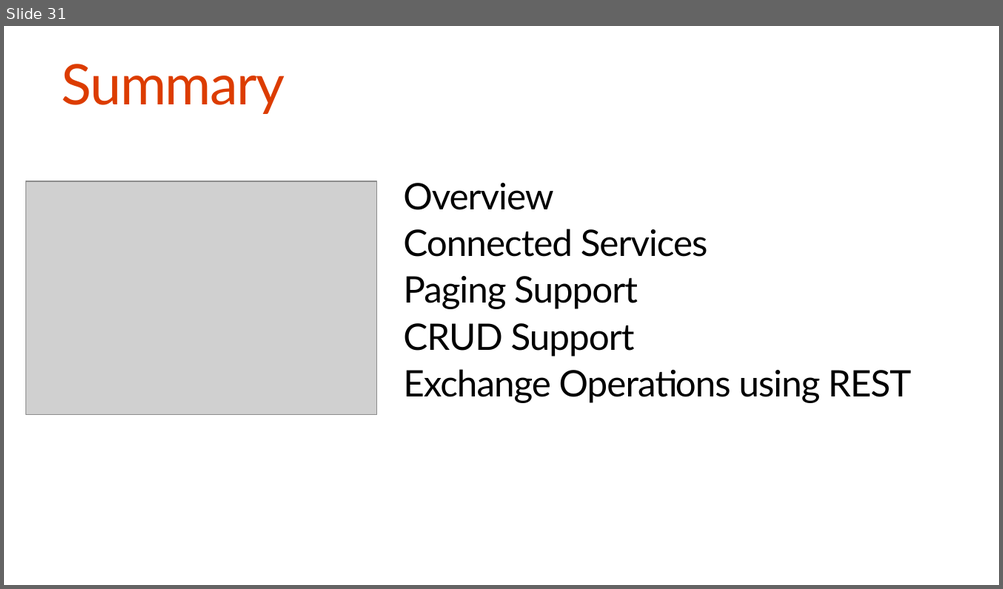
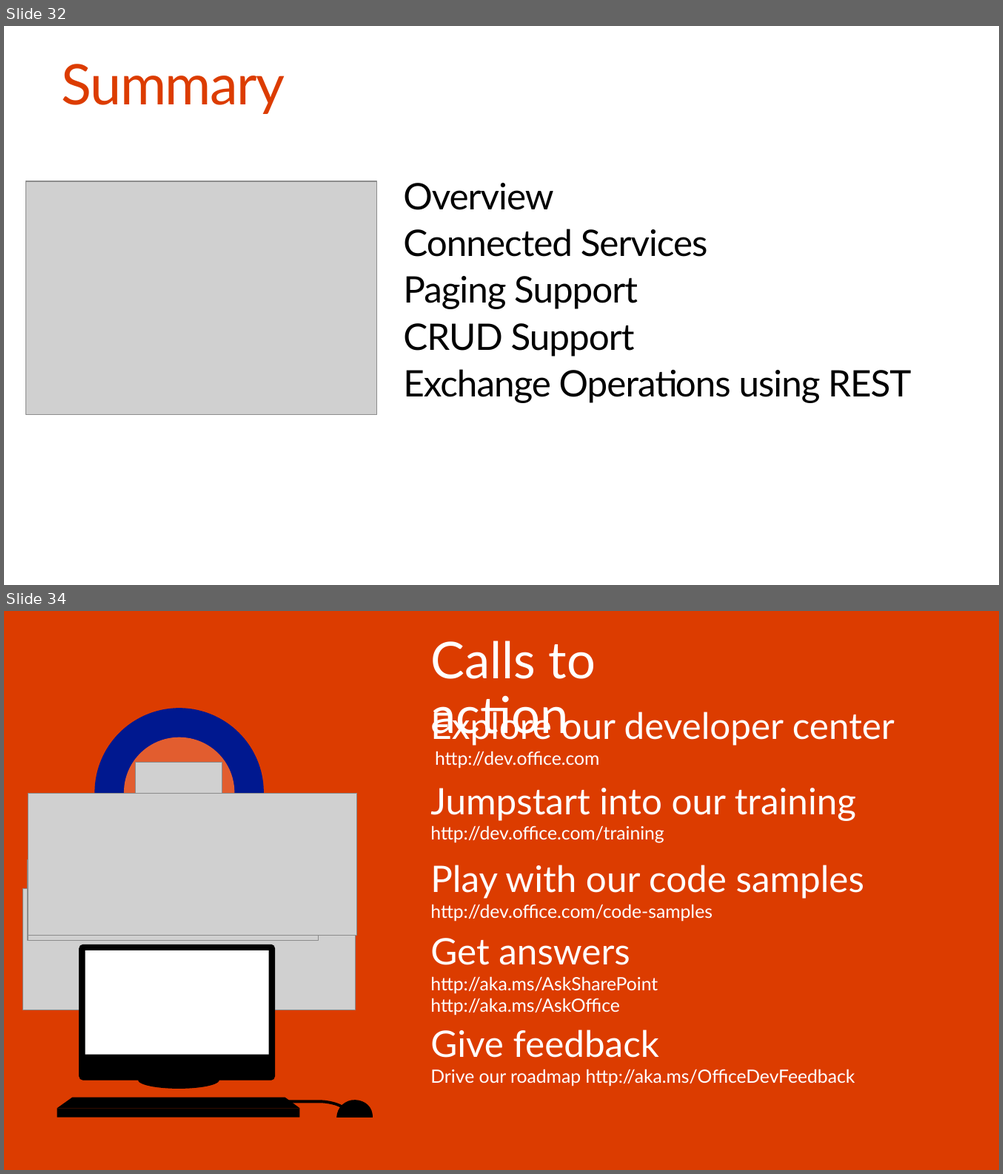
Before and after one commit to OfficeDev/TrainingContent, a slide deck: O3653-2 Deep Dive into Office 365 APIs for Calendar, Mail, and Contacts/O3653-2 Deep Dive into Office 365 APIs for Calendar, Mail, and Contacts.pptx. Shown one above the other, each under a label of ours: slide 31 before the commit, slides 32 and 34 after it; the slides between them are not shown. The pictures are 1003x589 and 1003x1174 pixels, drawn with LibreOffice and Linux fonts; fonts in the diff are those of the drawing; grey boxes stand for pictures. Boxes give left, top, right and bottom in pixels: in the first picture for what was removed or moved away, otherwise in the second. Text is boxed around its words. In the diff, an @@ line names an element or a change of style, - is before the commit and + after.

```diff
--- a/O3653-2 Deep Dive into Office 365 APIs for Calendar, Mail, and Contacts/O3653-2 Deep Dive into Office 365 APIs for Calendar, Mail, and Contacts.pptx
+++ b/O3653-2 Deep Dive into Office 365 APIs for Calendar, Mail, and Contacts/O3653-2 Deep Dive into Office 365 APIs for Calendar, Mail, and Contacts.pptx
@@ slide 34 added at [4, 611, 999, 1170], background #DC3C00 @@
@@ text added at [430, 641, 595, 743], 49 pt, text #FFFFFF @@
+Calls to action
@@ ellipse added at [94, 708, 264, 877], fill #00188F @@
@@ text added at [430, 707, 894, 769], 35.3 pt, text #FFFFFF @@
+Explore our developer center
+  http://dev.office.com
@@ ellipse added at [124, 737, 235, 848], fill #E25D2F @@
@@ picture added at [135, 762, 222, 815] @@
@@ text added at [430, 788, 856, 843], 17.6 pt, text #FFFFFF @@
+Jumpstart into our training
+http://dev.office.com/training
@@ picture added at [28, 793, 357, 936] @@
@@ picture added at [28, 860, 318, 941] @@
@@ text added at [430, 865, 864, 922], 17.6 pt, text #FFFFFF @@
+Play with our code samples
+http://dev.office.com/code-samples
@@ picture added at [22, 889, 355, 1010] @@
@@ text added at [430, 938, 657, 1016], 17.6 pt, text #FFFFFF @@
+  Get answers
+  http://aka.ms/AskSharePoint
+  http://aka.ms/AskOffice
@@ text added at [430, 1030, 855, 1087], 17.6 pt, text #FFFFFF @@
+Give feedback
+Drive our roadmap http://aka.ms/OfficeDevFeedback
@@ group added at [57, 945, 373, 1118]: 4 freeform shapes, 2 rectangles, 1 ellipse @@
@@ what was slide 31 is now slide 32 @@
```
Also in this commit, not shown: 2 slides changed, 4 other slides added, 8 other files.
